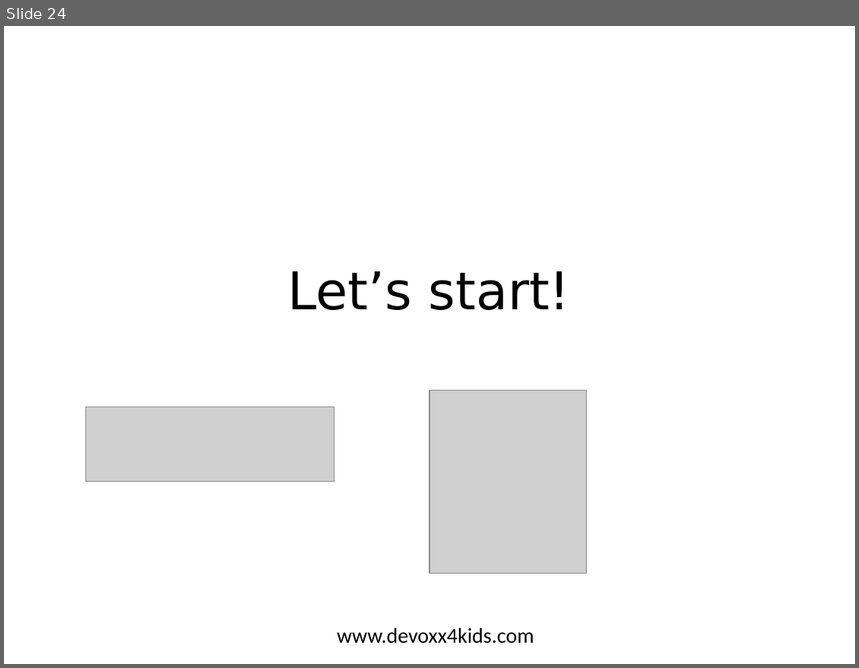
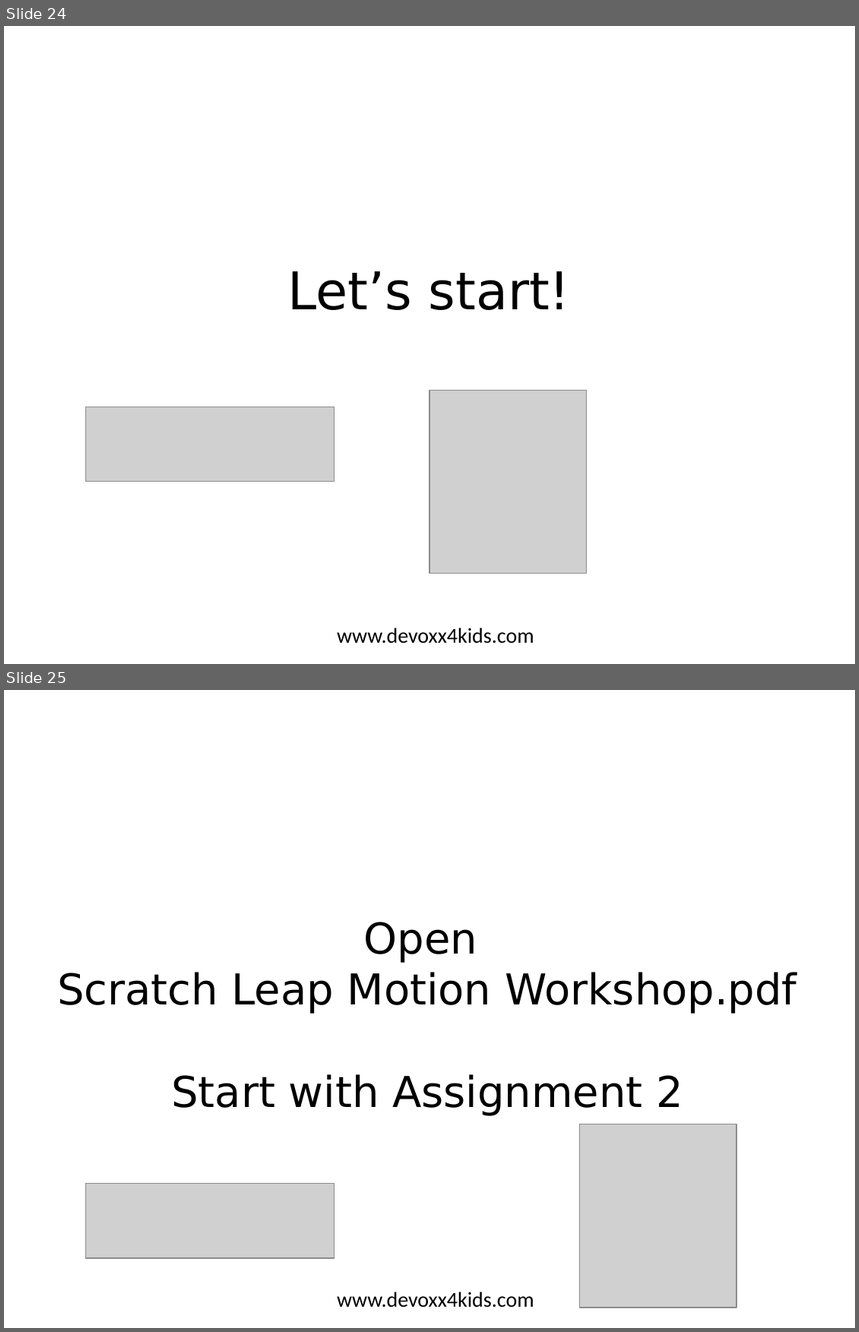
Before and after one commit to bertjan/jpoint-devoxx4kids, a slide deck: scratch-leapmotion/instructions/en/Introduction-Scratch.pptx. Shown one above the other, each under a label of ours: slide 24 before the commit, slides 24 and 25 after it. The pictures are 859x668 and 859x1332 pixels, drawn with LibreOffice and Linux fonts; fonts in the diff are those of the drawing; grey boxes stand for pictures; background and template pictures are left out. Boxes give left, top, right and bottom in pixels: in the first picture for what was removed or moved away, otherwise in the second. Text is boxed around its words. In the diff, an @@ line names an element or a change of style, - is before the commit and + after.

```diff
--- a/scratch-leapmotion/instructions/en/Introduction-Scratch.pptx
+++ b/scratch-leapmotion/instructions/en/Introduction-Scratch.pptx
@@ slide 25 added at (4,690,855,1328), background #FFFFFF; not listed: 1 template element that a slide beside it also shows @@
@@ title added at (57,922,797,1116), 36 pt, text #000000 @@
+Open
+Scratch Leap Motion Workshop.pdf
+Start with Assignment 2
@@ picture added at (579,1124,737,1308) @@
@@ picture added at (86,1184,335,1258) @@
```
Also in this commit, not shown: 2 slides changed.
